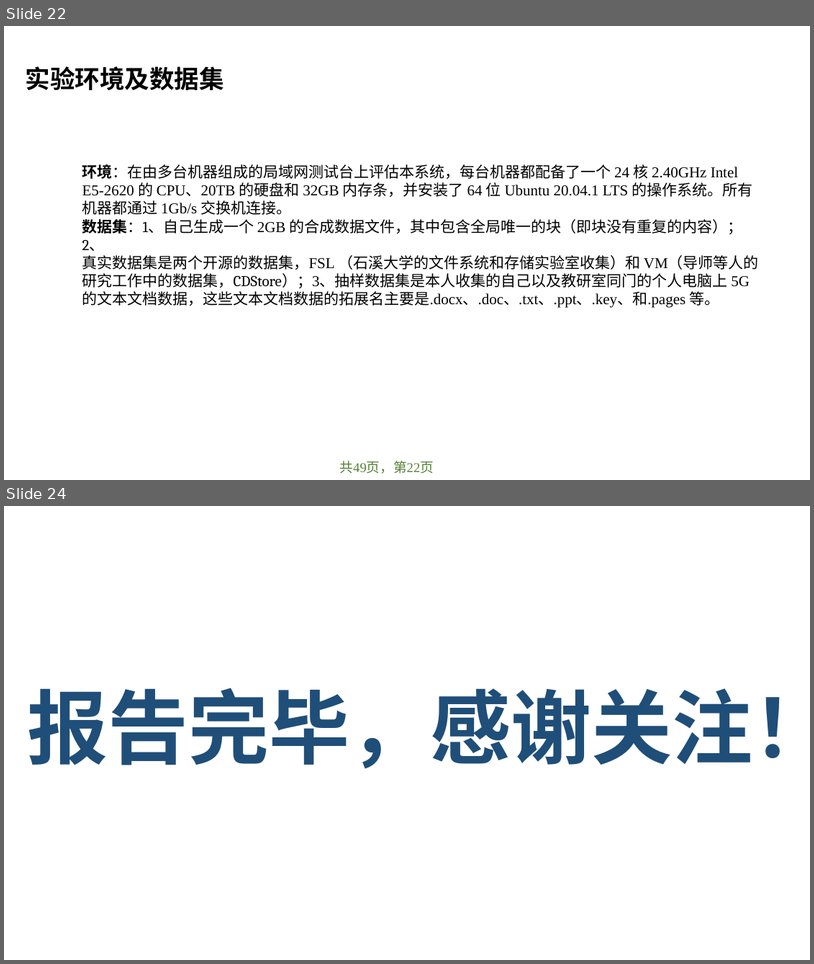
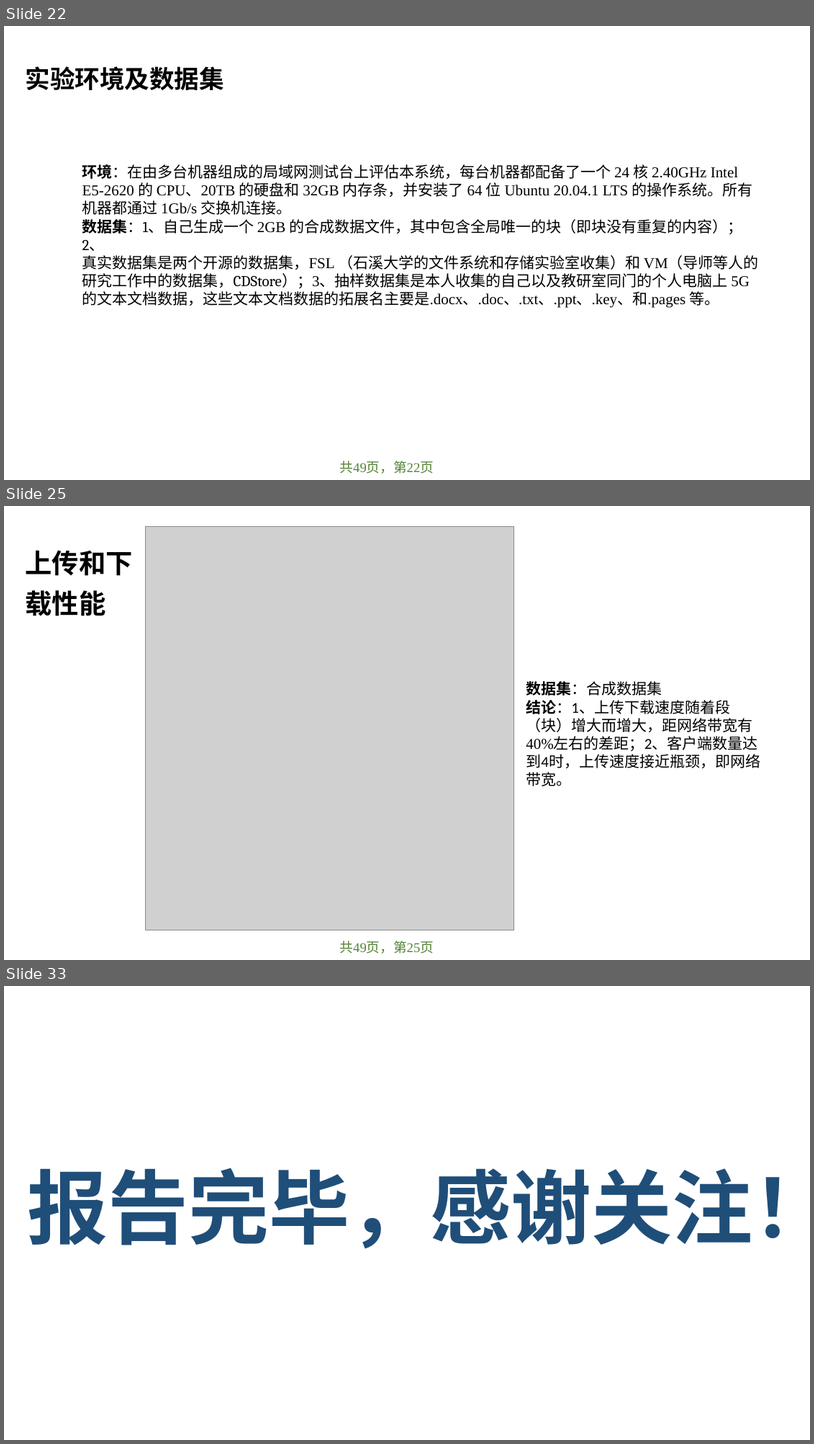
Before and after one commit to xiawenniu/thesis, a slide deck: 学位论文答辩模板示例.pptx. Shown one above the other, each under a label of ours: slides 22 and 24 before the commit, slides 22, 25 and 33 after it; the slides between them are not shown. The pictures are 814x964 and 814x1444 pixels, drawn with LibreOffice and Linux fonts; fonts in the diff are those of the drawing; grey boxes stand for pictures; background and template pictures are left out. Boxes give left, top, right and bottom in pixels: in the first picture for what was removed or moved away, otherwise in the second. Text is boxed around its words. In the diff, an @@ line names an element or a change of style, - is before the commit and + after.

```diff
--- a/学位论文答辩模板示例.pptx
+++ b/学位论文答辩模板示例.pptx
@@ slide 25 added at box(4, 506, 810, 960), background #FFFFFF @@
@@ picture added at box(146, 527, 514, 930) @@
@@ text added at box(26, 550, 133, 616), 32 pt, text #000000, bold @@
+上传和下载性能
@@ text added at box(526, 681, 761, 786), 18 pt, text #000000 @@
+数据集：合成数据集
+结论：1、上传下载速度随着段（块）增大而增大，距网络带宽有40%左右的差距；2、客户端数量达到4时，上传速度接近瓶颈，即网络带宽。
@@ text added at box(340, 940, 434, 953), 16 pt, text #548235 @@
+共49页，第25页
@@ what was slide 24 is now slide 33 @@
```
Also in this commit, not shown: 1 slide changed, 8 other slides added, 1 other file.
